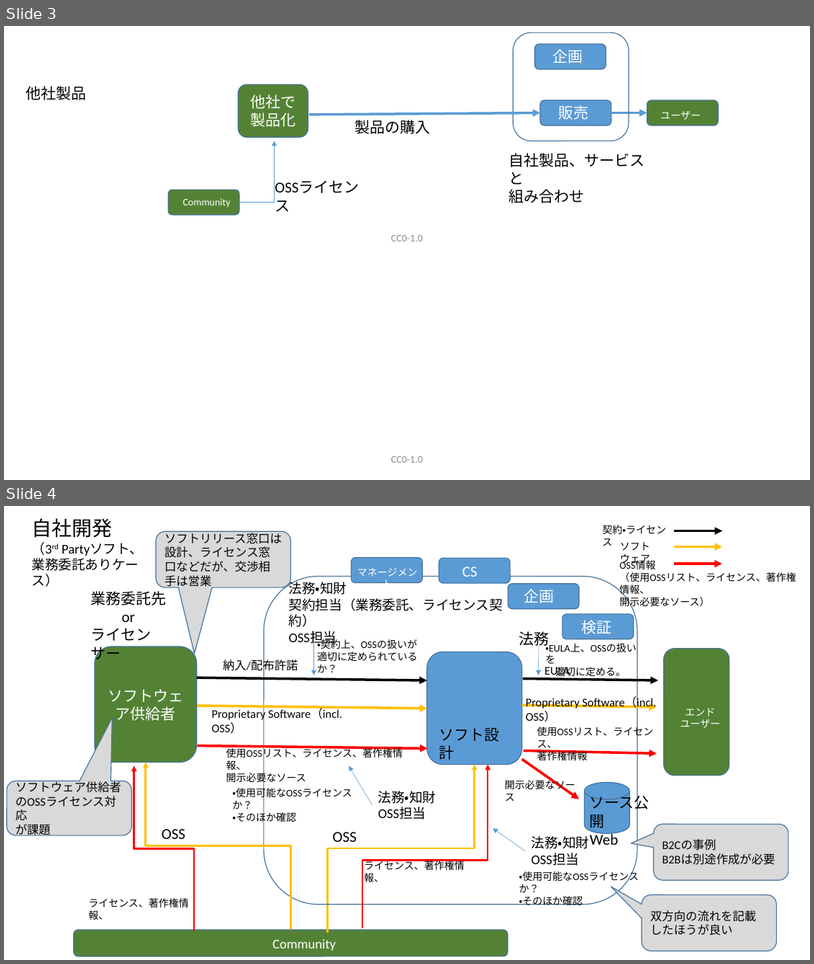
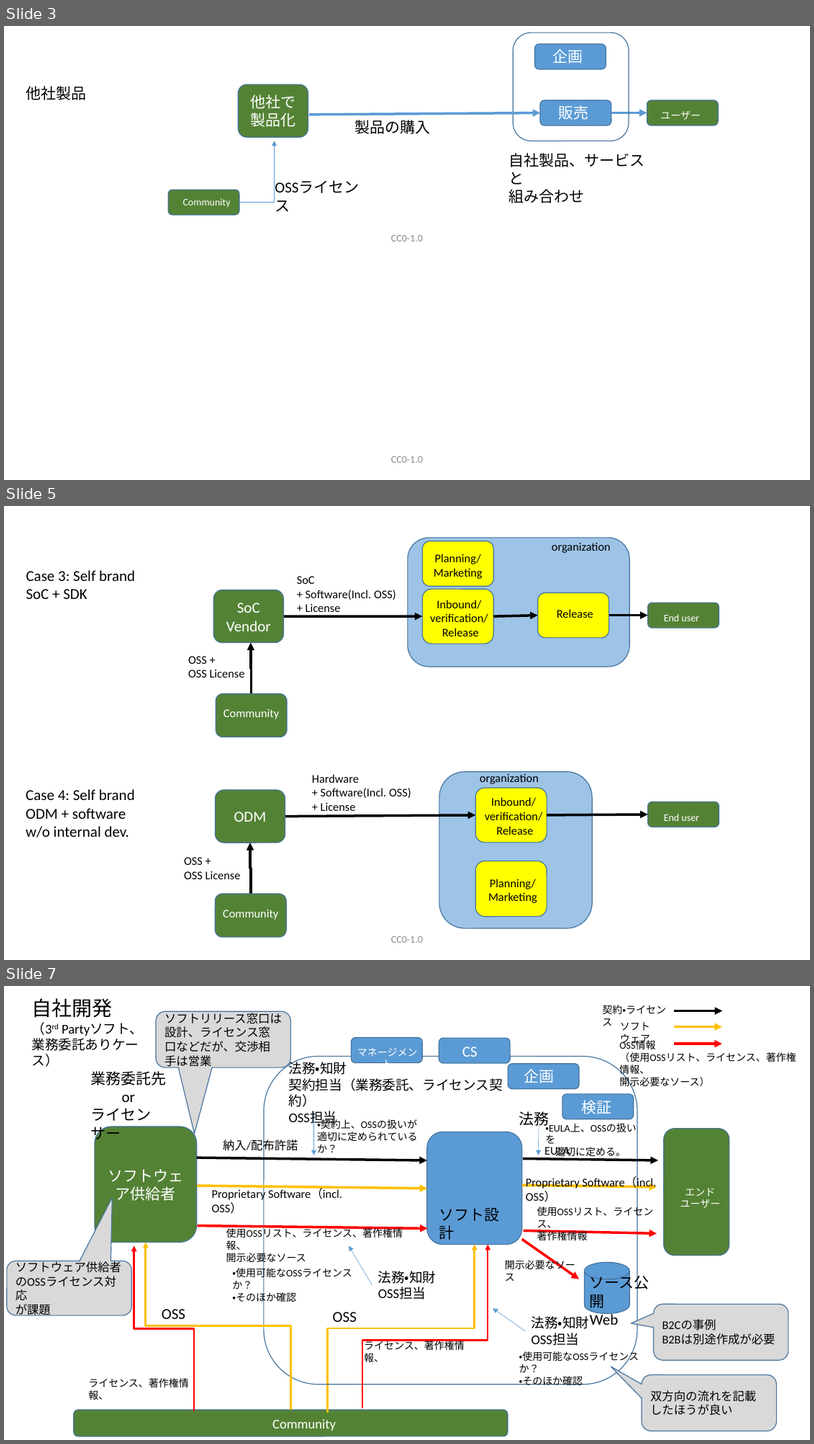
Before and after one commit to OpenChain-Project/OpenChain-JWG, a slide deck: CaseStudy/BusinessFlow/BusinessFlow-CE.pptx. Shown one above the other, each under a label of ours: slides 3 and 4 before the commit, slides 3, 5 and 7 after it; the slides between them are not shown. The pictures are 814x964 and 814x1444 pixels, drawn with LibreOffice and Linux fonts; fonts in the diff are those of the drawing. Boxes give left, top, right and bottom in pixels: in the first picture for what was removed or moved away, otherwise in the second. Text is boxed around its words. In the diff, an @@ line names an element or a change of style, - is before the commit and + after.

```diff
--- a/CaseStudy/BusinessFlow/BusinessFlow-CE.pptx
+++ b/CaseStudy/BusinessFlow/BusinessFlow-CE.pptx
@@ slide 5 added at (4, 506, 810, 960), background #FFFFFF @@
@@ text added at (552, 542, 611, 553), 14 pt, text #000000 @@
+organization
@@ group added at (26, 538, 720, 737): 8 texts, 7 rounded rectangles, 3 arrows, 1 elbow arrow @@
+Case 3: Self brand
+SoC + SDK
+End user
+SoC Vendor
+Community
+OSS +
+OSS License
+SoC
++ Software(Incl. OSS)
++ License
+Inbound/
+verification/
+Release
+Planning/Marketing
+Release
@@ group added at (26, 772, 720, 937): 8 texts, 6 rounded rectangles, 2 arrows, 1 elbow arrow @@
+Case 4: Self brand
+ODM + software
+w/o internal dev.
+End user
+ODM
+Community
+OSS +
+OSS License
+Hardware
++ Software(Incl. OSS)
++ License
+Inbound/
+verification/
+Release
+Planning/Marketing
+organization
@@ text added at (391, 936, 423, 942), 12 pt, text #8C8C8C @@
+CC0-1.0
@@ what was slide 4 is now slide 7 @@
```
Also in this commit, not shown: 2 other slides added, 1 other file.
